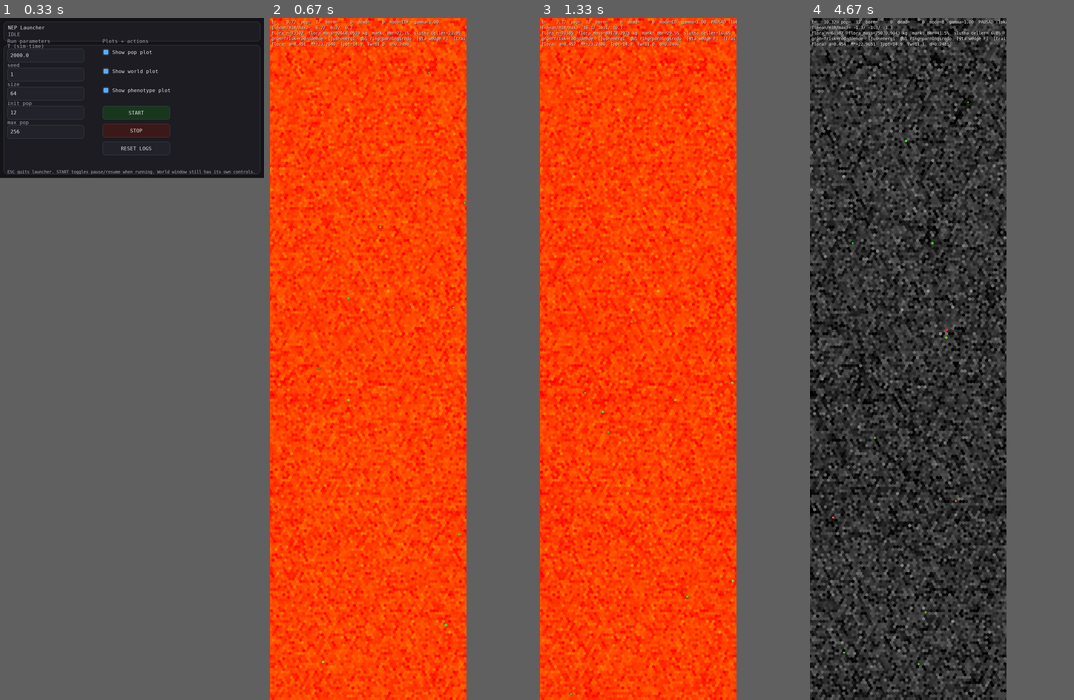
Above: before the commit, frames 1-4 (left to right).
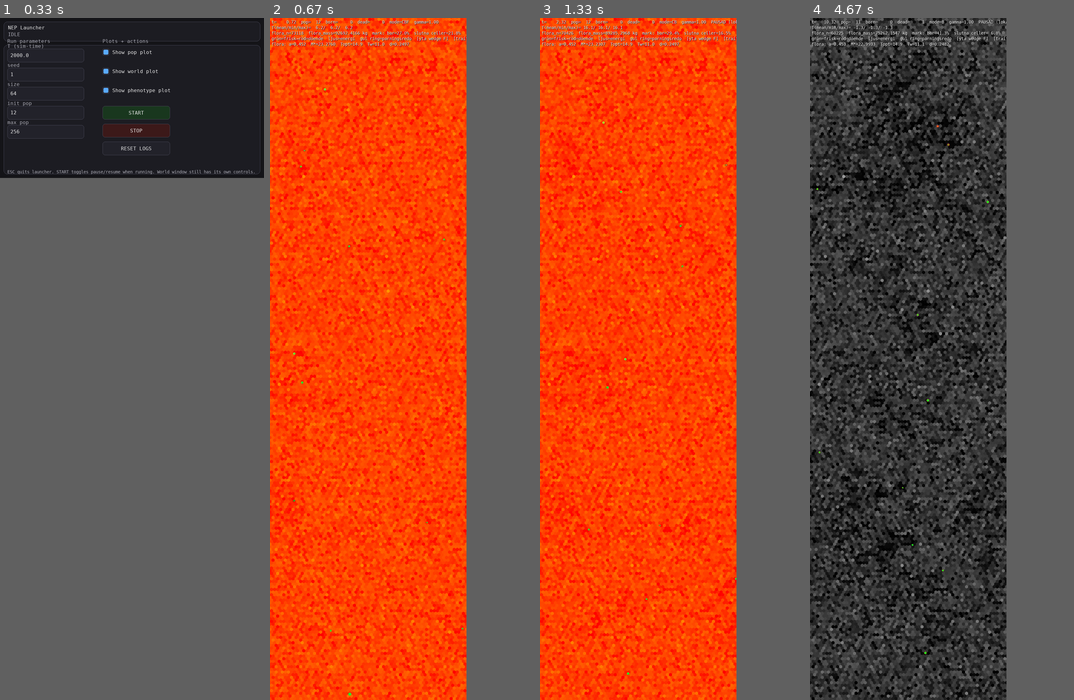
Above: after the commit, the same moments.

Repository: JoakimStorck/nep-process
Game: pygame game, started from nep_gui_launcher.py
The game is run twice, just before and just after one commit, with the same random seed, the same clock (stepped at 60 frames per second) and the same inputs.
Inputs:
- Up to frame 1 (0.33 s): no input
- Up to frame 2 (0.67 s): click "START" at 0.38 s
- Up to frame 3 (1.33 s): tap Space at 0.67 s; tap 1 at 1 s
- Up to frame 4 (4.67 s): tap 4 at 1.33 s; tap 2 at 1.67 s

Frame 1 is identical in both runs. In frame 2, 1.7% of the frame differs, in the area x 0-75%, y 0-100%; in frame 3, 5.8%; in frame 4, 19%.

Commit message:
Riktningen relaxerar inte
En tick är 0,02 månader, alltså knappt femton timmar. Relaxationen
frac = 1 − exp(−turn_gain · dt) gav 0,113 per tick och en tidskonstant på 8,8
tick — fem och ett halvt dygn för att vända om. Taket w_max band aldrig, men
det var inte bättre: 19,8 grader per tick är 19,8 grader per halvdygn.

Det var ett kategorifel. Svängtröghet är ett förlopp på sekunder för en
organism som väger ett par kilo och kan inte modelleras i ett tidssteg som är
femtiotusen gånger längre. På halvdygnsskala är kursen inte ett tillstånd som
strävar mot ett mål — den är beslutet.

Följden var mätbar och dödlig. Kostnadsfunktionen ser vatten sex cellbredder
fram och arbitreringen väljer bort det, men djuret hann 4,6 cellbredder medan
det vred sig. f6-256 dog ut på 2 400 tick med svält som dödsorsak mitt i
800 000 plantor.

Bruset och persistensen är kvar och blir viktigare: när riktningen är omedelbar
är dir_tau det enda som skiljer att beta i en ruta från att vandra.

turn_gain, turn_rate_max och lat_accel_max är därmed obrukade och står kvar
tills det är avgjort om tidssteget ska kortas. TODO får en post om synvidd,
fart och ticklängd som samma fråga sedd från tre håll.

Diff:
--- a/agent.py
+++ b/agent.py
@@ -3422,20 +3422,32 @@
             E_move += (dt * float(self.AP.wade_cost) * u * w_fac
                        * (M_pre ** float(self.AP.force_mass_exp))) / eta
 
-        # --- 2. riktning: relaxation med tak, plus persistent brus ------------
-        # Centripetalvillkoret: en snabb organism svänger trögt. Vid låg fart
-        # binder i stället det absoluta taket, så att uttrycket inte divergerar
-        # när farten går mot noll.
-        w_max = min(
-            float(self.AP.turn_rate_max),
-            float(self.AP.lat_accel_max) / max(speed, 1e-6),
-        )
-
-        # Analytisk relaxation mot den önskade riktningen. `turn` tolkas som ett
-        # riktningsanspråk i (−π, π) relativt nuvarande kurs; andelen som tas ut
-        # per tick ligger alltid i (0, 1) och kan därför aldrig slå över.
-        frac = 1.0 - math.exp(-float(self.AP.turn_gain) * dt)
-        d_steer = frac * clamp(float(allow_move) * float(turn), -1.0, 1.0) * math.pi
+        # --- 2. riktning: omedelbar, plus persistent brus ---------------------
+        #
+        # **Riktningen relaxerar inte.** En tick är 0,02 månader, alltså knappt
+        # femton timmar. Relaxationen `frac = 1 − exp(−turn_gain · dt)` gav
+        # 0,113 per tick och en tidskonstant på 8,8 tick — fem och ett halvt
+        # dygn för att vända om. Taket `w_max` band aldrig, men det var inte
+        # bättre: 19,8 grader per tick är 19,8 grader per halvdygn.
+        #
+        # Det var ett kategorifel. Svängtröghet är ett förlopp på sekunder för
+        # en organism som väger ett par kilo, och kan inte modelleras i ett
+        # tidssteg som är femtiotusen gånger längre. På halvdygnsskala är kursen
+        # inte ett tillstånd som strävar mot ett mål — den *är* beslutet. Ett
+        # djur som under fjorton timmar bestämmer sig för att gå åt ett annat
+        # håll går åt det hållet.
+        #
+        # Följden var mätbar och dödlig. Kostnadsfunktionen ser vatten sex
+        # cellbredder fram och arbitreringen väljer bort det, men djuret hann
+        # 4,6 cellbredder medan det vred sig. I viewern syntes det som djur som
+        # försöker vända ute i vattnet när det redan är för sent, och `f6-256`
+        # dog ut på 2 400 tick med svält som dödsorsak mitt i 800 000 plantor.
+        #
+        # `turn_gain`, `turn_rate_max` och `lat_accel_max` är därmed obrukade.
+        # De står kvar i `AgentParams` tills det är avgjort om tidssteget ska
+        # kortas — se `TODO.md` om synvidd, fart och ticklängd, som är samma
+        # fråga sedd från tre håll.
+        d_steer = clamp(float(allow_move) * float(turn), -1.0, 1.0) * math.pi
 
         # Rotationsdiffusion uttryckt som persistenstid. σ = √(2·D·dt) med
         # D = 1/τ gör diffusionen oberoende av tidssteget.
@@ -3445,6 +3457,10 @@
         # när organismen står på föda den vill ha och hög annars. Den är därmed
         # rätt signal för regimvalet — men den användes tvärtom: mer utforskning
         # gav mer brus och därmed *sämre* förflyttning.
+        #
+        # Bruset är kvar och blir viktigare, inte mindre: när riktningen är
+        # omedelbar är persistensen det enda som skiljer att beta i en ruta från
+        # att vandra.
         tau_local = max(1e-6, float(self.AP.dir_tau_local))
         tau_run = max(tau_local, float(self.pheno_dir_tau()))
         e = clamp(float(explore_drive), 0.0, 1.0)
@@ -3452,9 +3468,6 @@
         # Ett djur som följer flocken irrar inte. `tau_dir` interpolerar redan
         # mot `explore_drive` — låg utforskning ger rakare färd — och att följa
         # en granne är lika mycket "har ett mål" som att stå på föda.
-        #
-        # Utan det raderas alignment av bruset mellan två observationer: 19
-        # grader per tick mot en korrigering på två.
         _soc = getattr(self, "_soc_sectors", None)
         if _soc is not None and float(getattr(self.pheno, "sociability", 0.0)) > 0.5:
             _F = _soc[0]
@@ -3465,8 +3478,7 @@
 
         d_noise = math.sqrt(2.0 * dt / tau_dir) * float(ctx.rng.normal(0.0, 1.0))
 
-        d_theta = clamp(d_steer + d_noise, -w_max * dt, w_max * dt)
-        self.heading = self._signed_angle(float(self.heading) + d_theta)
+        self.heading = self._signed_angle(float(self.heading) + d_steer + d_noise)
 
         # --- 3. förflyttning och mätning -------------------------------------
         step_x = dt * speed * math.cos(self.heading)
Not shown, changed: TODO.md
